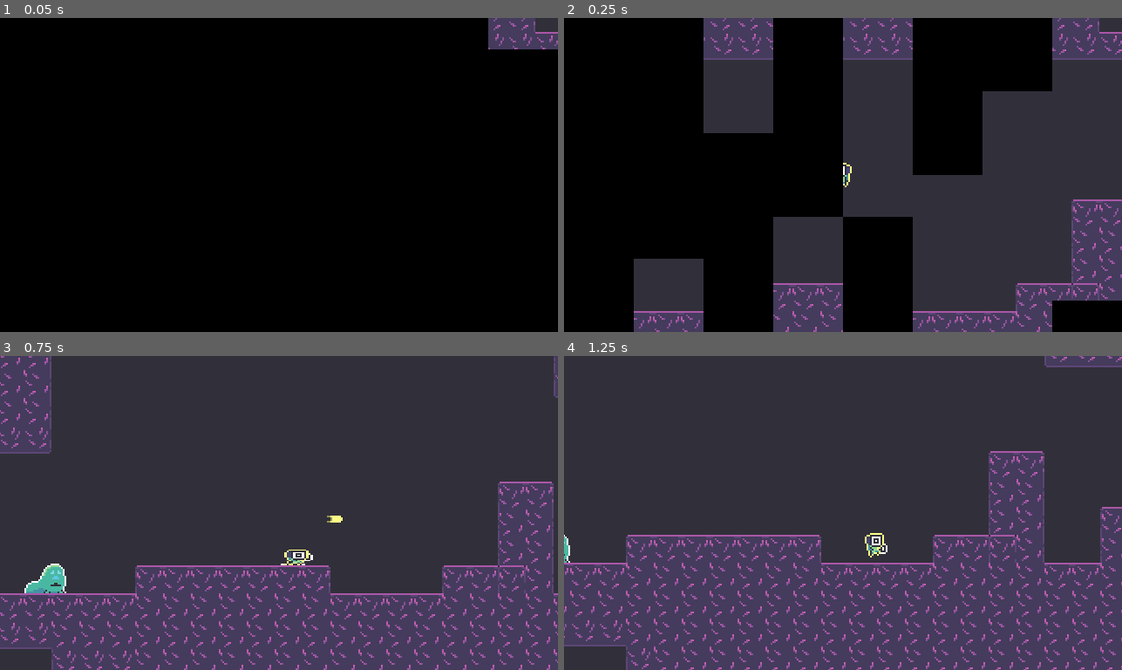
Above: before the commit, frames 1-4 (two rows, left to right).
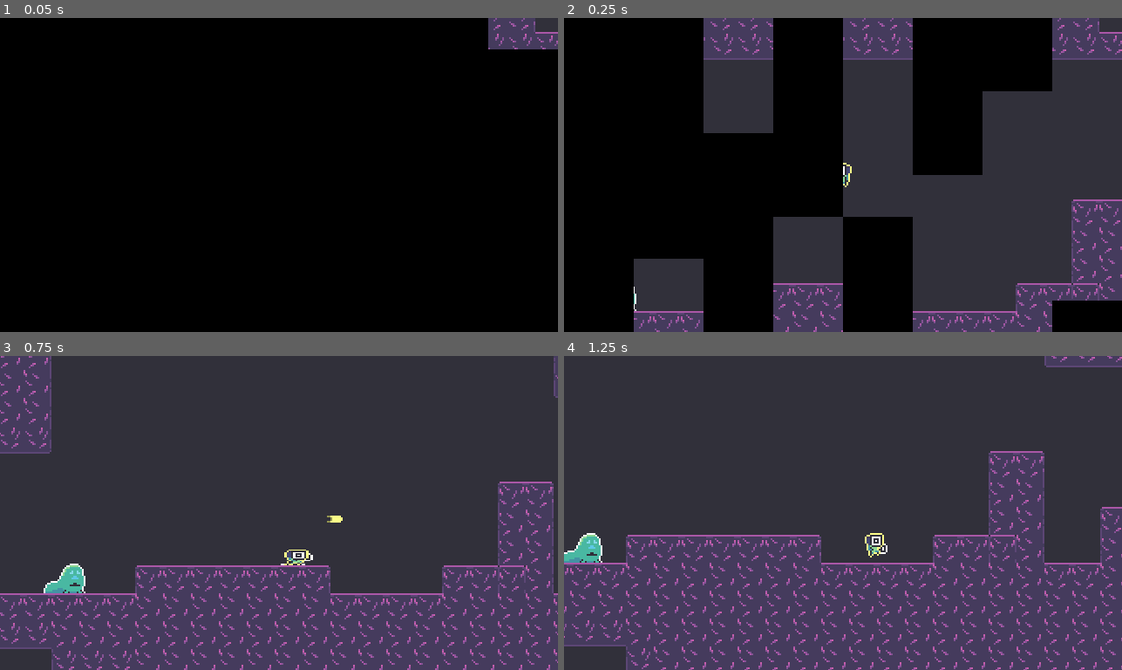
Above: after the commit, the same moments.

Repository: voithos/coloroid
Game: Godot game, scene res://scenes/levels/demo.tscn
Same seed, same stepped clock (60 frames per second), same inputs: the game is played once before the commit and once after it. Sound files missing from this copy of the repository are replaced by a short silence.
Inputs:
- Up to frame 1 (0.05 s): no input
- Up to frame 2 (0.25 s): no input
- Up to frame 3 (0.75 s): tap Enter at 0.5 s; hold Right (move_right) from 0.53 s (still down); tap Z (attack) at 0.6 s
- Up to frame 4 (1.25 s): keep holding Right (move_right); tap Space (jump) at 0.77 s

Frame 1 is identical in both runs. In frame 2, less than 0.1% of the frame differs, in the area x 12-13%, y 85-94%; in frame 3, 0.7%, in the area x 4-16%, y 66-76%; in frame 4, 0.5%.

Commit message:
Add enemy damage flash.

Diff:
--- a/scenes/enemies/enemy.gd
+++ b/scenes/enemies/enemy.gd
@@ -1,6 +1,6 @@
 extends KinematicBody2D
 
-export (float) var max_health = 1
+export (float) var max_health = 1.0
 onready var health = max_health
 
 export (int) var max_speed = 15
@@ -13,12 +13,19 @@
 var prev_cidx: int = current_cidx
 var current_color: Color = colors.COLORS[colors.CWHITE]
 
+const FLASH_DURATION = 0.15
+
 func _side_multiplier():
     return (1 - 2*int(facing_left))
 
 func _ready():
     _update_flip()
     _set_color(current_cidx)
+    _duplicate_materials()
+
+func _duplicate_materials():
+    if $sprite.material:
+        $sprite.material = $sprite.material.duplicate()
 
 func set_health(value):
     health = clamp(value, 0, max_health)
@@ -31,9 +38,23 @@
 func do_damage(damage, color_cidx):
     # "Correct" color does double damage by default
     var multiplier = 1.0
-    if color_cidx == current_cidx:
-        multiplier = 2.0
+    if current_cidx != colors.CWHITE:
+        if color_cidx == current_cidx:
+            multiplier = 2.0
+        else:
+            multiplier = 0.5
     set_health(health - damage * multiplier)
+    print(health)
+    _maybe_start_flash()
+
+func _maybe_start_flash():
+    if $sprite.material:
+        $tween.interpolate_method(self, "_interpolate_flash", 0.0, 1.0, FLASH_DURATION, Tween.TRANS_QUAD)
+        $tween.start()
+
+func _interpolate_flash(progress):
+    var intensity = min(progress * 2.0, 1.0) - max((progress - 0.5) * 2, 0)
+    $sprite.material.set_shader_param("flash_intensity", intensity)
 
 func die():
     queue_free()
--- a/scenes/enemies/enemy.tscn
+++ b/scenes/enemies/enemy.tscn
@@ -21,4 +21,6 @@
 [node name="hitbox" parent="." instance=ExtResource( 1 )]
 collision_mask = 4
 
+[node name="tween" type="Tween" parent="."]
+
 [connection signal="hit" from="hurtbox" to="." method="_on_hurtbox_hit"]
--- a/scenes/enemies/patrol_enemy.tscn
+++ b/scenes/enemies/patrol_enemy.tscn
@@ -7,7 +7,7 @@
 
 [sub_resource type="CapsuleShape2D" id=1]
 radius = 6.0
-height = 6.0
+height = 4.0
 
 [sub_resource type="Animation" id=2]
 length = 0.001
@@ -44,6 +44,8 @@
 
 [node name="patrol_enemy" instance=ExtResource( 1 )]
 script = ExtResource( 4 )
+max_health = 6.0
+max_speed = 30
 
 [node name="sprite" parent="." index="0"]
 material = ExtResource( 3 )
@@ -51,7 +53,7 @@
 hframes = 3
 
 [node name="shape" parent="." index="1"]
-position = Vector2( 2, 4 )
+position = Vector2( 2, 5 )
 shape = SubResource( 1 )
 
 [node name="animation" parent="." index="2"]
@@ -60,15 +62,15 @@
 anims/walk = SubResource( 3 )
 
 [node name="shape" parent="hurtbox" index="0"]
-position = Vector2( 2, 4 )
+position = Vector2( 2, 5 )
 shape = SubResource( 1 )
 
 [node name="shape" parent="hitbox" index="0"]
-position = Vector2( 2, 4 )
+position = Vector2( 2, 5 )
 shape = SubResource( 1 )
 
 [node name="floor" type="RayCast2D" parent="." index="5"]
-position = Vector2( 6, 13 )
+position = Vector2( 6, 11 )
 enabled = true
 cast_to = Vector2( 0, 6 )
 collision_mask = 2
--- a/scenes/outline.tres
+++ b/scenes/outline.tres
@@ -7,7 +7,11 @@
 uniform bool skip_top;
 uniform bool skip_bottom;
 
+uniform vec4 flash_color : hint_color = vec4(1.0);
+uniform float flash_intensity : hint_range(0.0, 1.0) = 0.0;
+
 void fragment() {
+    // Outline.
     float size_x = 1.0 / float(textureSize(TEXTURE, 0).x);
     float size_y = 1.0 / float(textureSize(TEXTURE, 0).y);
     vec4 sprite_color = texture(TEXTURE, UV);
@@ -28,8 +32,11 @@
         alpha += texture(TEXTURE, UV + vec2(0, -size_y)).a;
     }
 
-    vec4 final_color = mix(sprite_color, outline_color, clamp(alpha, 0.0, 1.0));
-    COLOR = vec4(final_color.rgb, clamp(abs(alpha) + sprite_color.a, 0.0, 1.0));
+    // Flash.
+    vec4 mixed_color = mix(sprite_color, outline_color, clamp(alpha, 0.0, 1.0));
+    vec4 full_color = vec4(mixed_color.rgb, clamp(abs(alpha) + sprite_color.a, 0.0, 1.0));
+    full_color.rgb = mix(full_color.rgb, flash_color.rgb, flash_intensity);
+    COLOR = full_color;
 }"
 
 [resource]
@@ -37,3 +44,5 @@
 shader_param/outline_color = Color( 1, 1, 1, 1 )
 shader_param/skip_top = false
 shader_param/skip_bottom = false
+shader_param/flash_color = Color( 1, 1, 1, 1 )
+shader_param/flash_intensity = 0.0
--- a/scenes/projectile.gd
+++ b/scenes/projectile.gd
@@ -11,6 +11,7 @@
     velocity = vel
     rotation = vel.angle()
     current_cidx = cidx
+    $hitbox.color_cidx = current_cidx
     modulate = color
 
 func _physics_process(delta):
--- a/scenes/projectile.tscn
+++ b/scenes/projectile.tscn
@@ -11,8 +11,6 @@
 [node name="animation" type="AnimationPlayer" parent="."]
 
 [node name="hitbox" parent="." instance=ExtResource( 1 )]
-collision_layer = 0
-collision_mask = 0
 
 [connection signal="area_entered" from="hitbox" to="." method="_on_hitbox_area_entered"]
 [connection signal="body_entered" from="hitbox" to="." method="_on_hitbox_body_entered"]
Not shown, changed: TODO.md
